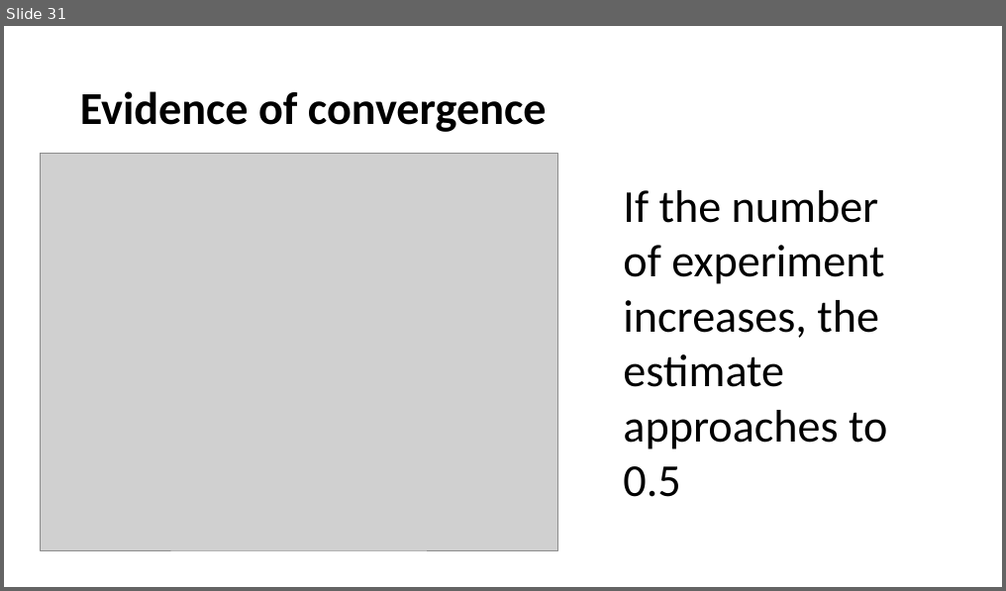
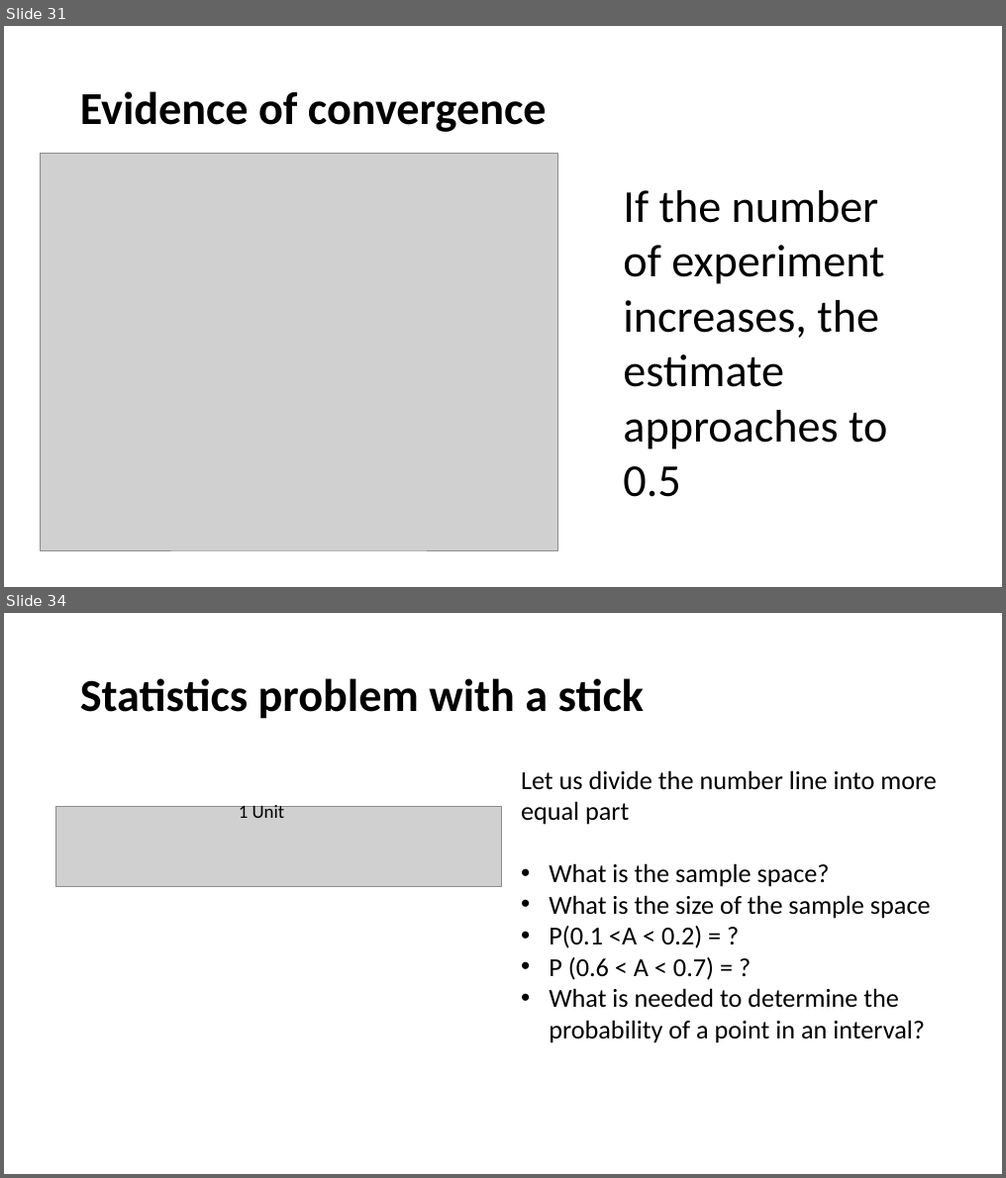
Before and after one commit to yushuf/TeamBeta, a slide deck: Presentation.pptx. Shown one above the other, each under a label of ours: slide 31 before the commit, slides 31 and 34 after it; the slides between them are not shown. The pictures are 1006x591 and 1006x1178 pixels, drawn with LibreOffice and Linux fonts; fonts in the diff are those of the drawing; grey boxes stand for pictures. Boxes give left, top, right and bottom in pixels: in the first picture for what was removed or moved away, otherwise in the second. Text is boxed around its words. In the diff, an @@ line names an element or a change of style, - is before the commit and + after.

Commit message:
Probability distribution

```diff
--- a/Presentation.pptx
+++ b/Presentation.pptx
@@ slide 34 added at [4,613,1002,1174], background #FFFFFF @@
@@ title added at [80,678,644,719], 44 pt, text #000000, bold @@
+Statistics problem with a stick
@@ text added at [521,770,937,1044], 25 pt, text #000000 @@
+Let us divide the number line into more equal part
+• What is the sample space?
+• What is the size of the sample space
+• P(0.1 <A < 0.2) = ?
+• P (0.6 < A < 0.7) = ?
+• What is needed to determine the probability of a point in an interval?
@@ picture added at [55,807,502,887] @@
@@ text added at [239,802,285,818], 18 pt, text #000000 @@
+1 Unit
```
Also in this commit, not shown: 5 other slides added.
